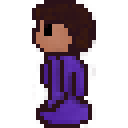
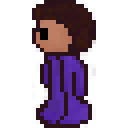
Layer changes from the first 128 x 128 image to the second:
painted on "Pasted Layer" over (x1=40, y1=20, x2=88, y2=124)
